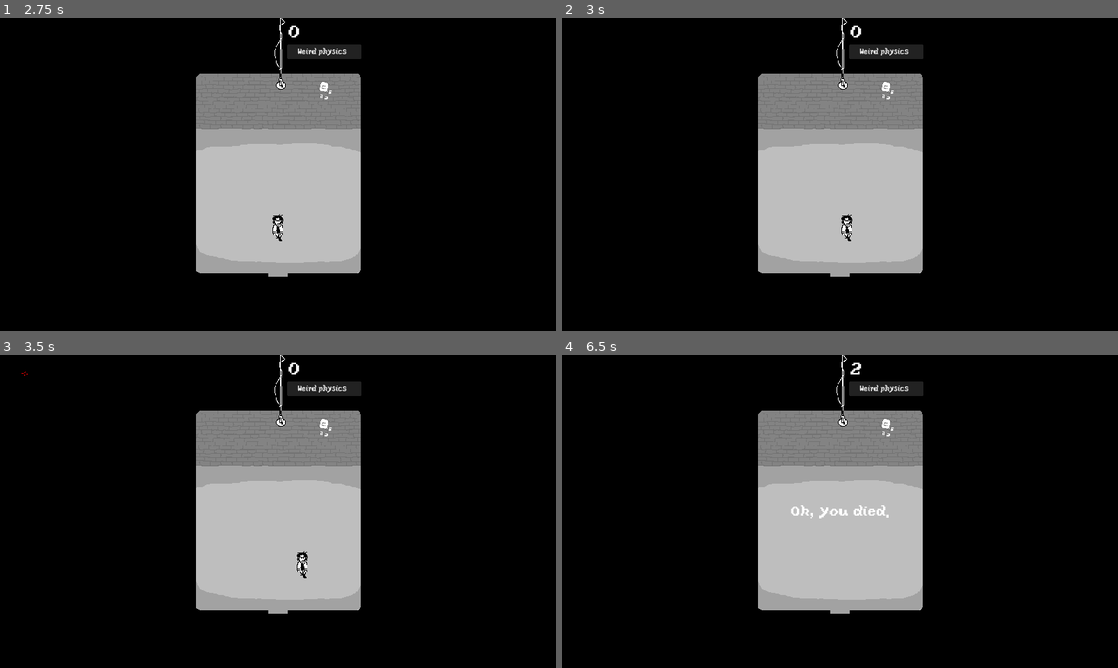
Above: before the commit, frames 1-4 (two rows, left to right).
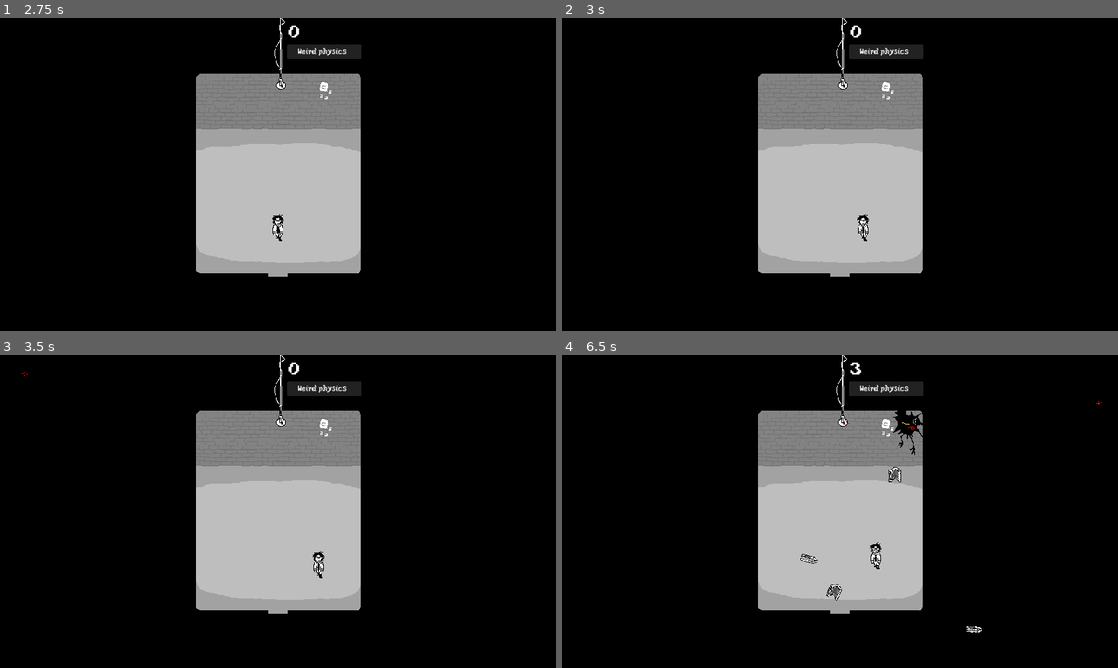
Above: after the commit, the same moments.

Repository: Buramuh/sibtrio
Game: Godot game, scene res://main.tscn
Same seed, same stepped clock (60 frames per second), same inputs: the game is played once before the commit and once after it.
Inputs:
- Up to frame 1 (2.75 s): click "Start" at 0.5 s; click "Weird physics" at 1.25 s; click "x Weird physics" at 2 s
- Up to frame 2 (3 s): hold Right (move_right) from 2.78 s (still down); tap Space (dash) at 2.85 s
- Up to frame 3 (3.5 s): keep holding Right (move_right)
- Up to frame 4 (6.5 s): release Right (move_right) at 3.53 s; hold Down (move_down) 3.53-4.28 s; tap Space (dash) every 0.75 s from 3.6 to 5.85 s; hold Right (move_right) 4.28-5.03 s; hold Up (move_up) 5.03-5.78 s; hold Left (move_left) from 5.78 s (still down)

Frame 1 is identical in both runs. In frame 2, 0.2% of the frame differs, in the area x 50-56%, y 62-72%; in frame 3, 0.2%; in frame 4, 1.0%, in the area x 41-98%, y 2-89%.
Error in both runs: Invalid assignment of property or key 'lock_rotation' with value of type 'bool' on a base object of type 'CharacterBody2D (player.gd)'. (res://main.gd:91)

Commit message:
Fix player dash

Diff:
--- a/Demo's/celeryman/actors/player.gd
+++ b/Demo's/celeryman/actors/player.gd
@@ -42,8 +42,23 @@
 
 
 func _physics_process(delta): #'delta' is the elapsed time since the previous frame.
+	if $DashTimer.is_stopped():
+		process_keys()
+
+	var result_velocity = velocity
+	if not $DashTimer.is_stopped():
+		result_velocity *= 5
+
+	var collision = move_and_collide(result_velocity)
+	if collision != null and collision.get_collider().is_in_group("mobs"):
+		stop()
+
+
+
+# Key Processing
+#-------------------------------------------------------------------------------
+func process_keys():
 	var speed2 = sqrt((SPEED**2) / 2)
-
 	if Input.is_action_pressed("move_right") and Input.is_action_pressed("move_down"):
 		velocity = Vector2(speed2, speed2)
 	elif Input.is_action_pressed("move_right") and Input.is_action_pressed("move_up"):
@@ -64,9 +79,9 @@
 	else:
 		velocity = Vector2(0, 0)
 
-	var collision = move_and_collide(velocity)
-	if collision != null and collision.get_collider().is_in_group("mobs"):
-		stop()
+	if Input.is_action_just_pressed("dash") and $DashCooldown.is_stopped():
+		$DashTimer.start()
+		$DashCooldown.start()
 
 
 
--- a/Demo's/celeryman/actors/player.tscn
+++ b/Demo's/celeryman/actors/player.tscn
@@ -155,6 +155,9 @@
 shape = SubResource("CapsuleShape2D_pxldr")
 
 [node name="DashCooldown" type="Timer" parent="."]
-wait_time = 0.559
+wait_time = 0.5
+one_shot = true
 
 [node name="DashTimer" type="Timer" parent="."]
+wait_time = 0.1
+one_shot = true
